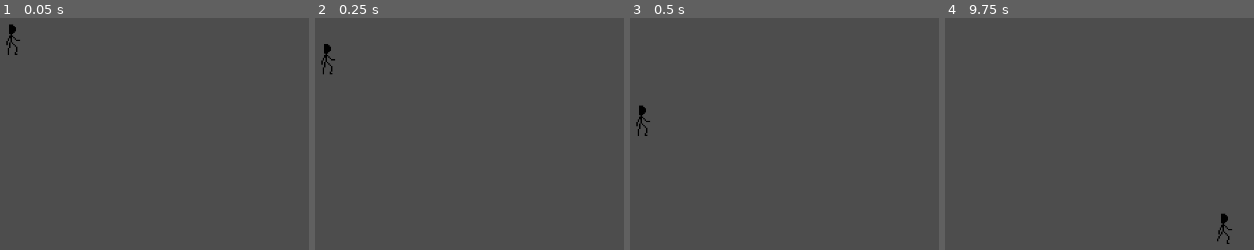
Above: before the commit, frames 1-4 (left to right).
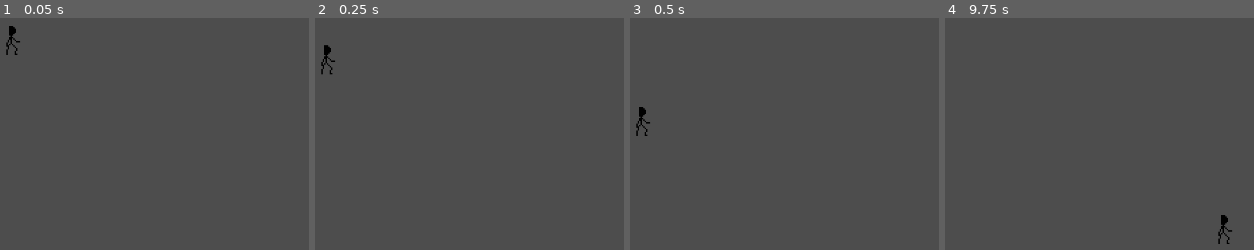
Above: after the commit, the same moments.

Repository: erikdervik/eisen-und-ehre
Game: Godot game, scene res://game.tscn
The game is run twice, just before and just after one commit, with the same random seed, the same clock (stepped at 60 frames per second) and the same inputs.
Inputs:
- Up to frame 1 (0.05 s): no input
- Up to frame 2 (0.25 s): no input
- Up to frame 3 (0.5 s): no input
- Up to frame 4 (9.75 s): hold D (p1_right) 0.53-2.03 s; tap E (p1_attack) every 2.25 s from 0.6 to 9.6 s; tap W (p1_jump) at 0.77, 1.52, 3.02, 3.77, 4.52, 6.02, 6.77, 7.52, 9.02 s; tap Space (p1_lunge) every 2.25 s from 1.35 to 8.1 s; hold A (p1_left) 2.03-2.78 s; tap Q (p1_parry) every 2.25 s from 2.1 to 8.85 s; hold D (p1_right) 2.78-4.28 s; hold A (p1_left) 4.28-5.03 s; hold D (p1_right) 5.03-5.78 s; hold A (p1_left) 5.78-7.28 s; hold D (p1_right) 7.28-9.53 s; hold A (p1_left) from 9.53 s (still down)

The runs differ from the first frame. In frame 1, 0.1% of the frame differs, in the area x 1-7%, y 2-16%; in frame 2, 0.1%; in frame 3, 0.2%, in the area x 1-7%, y 37-51%; in frame 4, 0.1%.

Commit message:
updated animations
animation geupdated

Diff:
--- a/player.tscn
+++ b/player.tscn
@@ -22,65 +22,93 @@
 atlas = ExtResource("2_onrkg")
 region = Rect2(44, 110, 22, 22)
 
+[sub_resource type="AtlasTexture" id="AtlasTexture_7hik5"]
+atlas = ExtResource("2_onrkg")
+region = Rect2(0, 132, 22, 22)
+
+[sub_resource type="AtlasTexture" id="AtlasTexture_qtqh7"]
+atlas = ExtResource("2_onrkg")
+region = Rect2(22, 132, 22, 22)
+
+[sub_resource type="AtlasTexture" id="AtlasTexture_2wuci"]
+atlas = ExtResource("2_onrkg")
+region = Rect2(44, 132, 22, 22)
+
+[sub_resource type="AtlasTexture" id="AtlasTexture_iruf7"]
+atlas = ExtResource("2_onrkg")
+region = Rect2(66, 132, 22, 22)
+
+[sub_resource type="AtlasTexture" id="AtlasTexture_j5n4i"]
+atlas = ExtResource("2_onrkg")
+region = Rect2(88, 132, 22, 22)
+
+[sub_resource type="AtlasTexture" id="AtlasTexture_634y6"]
+atlas = ExtResource("2_onrkg")
+region = Rect2(110, 132, 22, 22)
+
+[sub_resource type="AtlasTexture" id="AtlasTexture_efrwb"]
+atlas = ExtResource("2_onrkg")
+region = Rect2(132, 132, 22, 22)
+
 [sub_resource type="AtlasTexture" id="AtlasTexture_onrkg"]
 atlas = ExtResource("2_onrkg")
+region = Rect2(0, 88, 22, 22)
+
+[sub_resource type="AtlasTexture" id="AtlasTexture_2hs0m"]
+atlas = ExtResource("2_onrkg")
+region = Rect2(22, 88, 22, 22)
+
+[sub_resource type="AtlasTexture" id="AtlasTexture_1jxqw"]
+atlas = ExtResource("2_onrkg")
+region = Rect2(0, 22, 22, 22)
+
+[sub_resource type="AtlasTexture" id="AtlasTexture_dw050"]
+atlas = ExtResource("2_onrkg")
+region = Rect2(22, 22, 22, 22)
+
+[sub_resource type="AtlasTexture" id="AtlasTexture_b26j0"]
+atlas = ExtResource("2_onrkg")
+region = Rect2(44, 22, 22, 22)
+
+[sub_resource type="AtlasTexture" id="AtlasTexture_n7ghd"]
+atlas = ExtResource("2_onrkg")
+region = Rect2(66, 22, 22, 22)
+
+[sub_resource type="AtlasTexture" id="AtlasTexture_nvl01"]
+atlas = ExtResource("2_onrkg")
+region = Rect2(88, 22, 22, 22)
+
+[sub_resource type="AtlasTexture" id="AtlasTexture_q13i1"]
+atlas = ExtResource("2_onrkg")
+region = Rect2(110, 22, 22, 22)
+
+[sub_resource type="AtlasTexture" id="AtlasTexture_pylmc"]
+atlas = ExtResource("2_onrkg")
+region = Rect2(132, 22, 22, 22)
+
+[sub_resource type="AtlasTexture" id="AtlasTexture_pbfsw"]
+atlas = ExtResource("2_onrkg")
+region = Rect2(0, 44, 22, 22)
+
+[sub_resource type="AtlasTexture" id="AtlasTexture_5tmop"]
+atlas = ExtResource("2_onrkg")
+region = Rect2(22, 44, 22, 22)
+
+[sub_resource type="AtlasTexture" id="AtlasTexture_7ahtn"]
+atlas = ExtResource("2_onrkg")
 region = Rect2(0, 66, 22, 22)
 
-[sub_resource type="AtlasTexture" id="AtlasTexture_q13i1"]
+[sub_resource type="AtlasTexture" id="AtlasTexture_7lmhl"]
 atlas = ExtResource("2_onrkg")
 region = Rect2(22, 66, 22, 22)
 
-[sub_resource type="AtlasTexture" id="AtlasTexture_pylmc"]
-atlas = ExtResource("2_onrkg")
-region = Rect2(0, 88, 22, 22)
-
-[sub_resource type="AtlasTexture" id="AtlasTexture_pbfsw"]
-atlas = ExtResource("2_onrkg")
-region = Rect2(22, 88, 22, 22)
-
-[sub_resource type="AtlasTexture" id="AtlasTexture_5tmop"]
-atlas = ExtResource("2_onrkg")
-region = Rect2(44, 88, 22, 22)
-
-[sub_resource type="AtlasTexture" id="AtlasTexture_7ahtn"]
-atlas = ExtResource("2_onrkg")
-region = Rect2(66, 88, 22, 22)
-
-[sub_resource type="AtlasTexture" id="AtlasTexture_7lmhl"]
-atlas = ExtResource("2_onrkg")
-region = Rect2(88, 88, 22, 22)
-
 [sub_resource type="AtlasTexture" id="AtlasTexture_dx0e4"]
 atlas = ExtResource("2_onrkg")
-region = Rect2(110, 88, 22, 22)
+region = Rect2(44, 66, 22, 22)
 
 [sub_resource type="AtlasTexture" id="AtlasTexture_jm5j8"]
 atlas = ExtResource("2_onrkg")
-region = Rect2(132, 88, 22, 22)
-
-[sub_resource type="AtlasTexture" id="AtlasTexture_2hs0m"]
-atlas = ExtResource("2_onrkg")
-region = Rect2(0, 22, 22, 22)
-
-[sub_resource type="AtlasTexture" id="AtlasTexture_1jxqw"]
-atlas = ExtResource("2_onrkg")
-region = Rect2(22, 22, 22, 22)
-
-[sub_resource type="AtlasTexture" id="AtlasTexture_dw050"]
-atlas = ExtResource("2_onrkg")
-region = Rect2(0, 44, 22, 22)
-
-[sub_resource type="AtlasTexture" id="AtlasTexture_b26j0"]
-atlas = ExtResource("2_onrkg")
-region = Rect2(22, 44, 22, 22)
-
-[sub_resource type="AtlasTexture" id="AtlasTexture_n7ghd"]
-atlas = ExtResource("2_onrkg")
-region = Rect2(44, 44, 22, 22)
-
-[sub_resource type="AtlasTexture" id="AtlasTexture_nvl01"]
-atlas = ExtResource("2_onrkg")
-region = Rect2(66, 44, 22, 22)
+region = Rect2(66, 66, 22, 22)
 
 [sub_resource type="AtlasTexture" id="AtlasTexture_ivps1"]
 atlas = ExtResource("2_onrkg")
@@ -124,10 +152,36 @@
 }, {
 "frames": [{
 "duration": 1.0,
+"texture": SubResource("AtlasTexture_7hik5")
+}, {
+"duration": 1.0,
+"texture": SubResource("AtlasTexture_qtqh7")
+}, {
+"duration": 1.0,
+"texture": SubResource("AtlasTexture_2wuci")
+}, {
+"duration": 1.0,
+"texture": SubResource("AtlasTexture_iruf7")
+}, {
+"duration": 1.0,
+"texture": SubResource("AtlasTexture_j5n4i")
+}, {
+"duration": 1.0,
+"texture": SubResource("AtlasTexture_634y6")
+}, {
+"duration": 1.0,
+"texture": SubResource("AtlasTexture_efrwb")
+}],
+"loop": true,
+"name": &"hit n back",
+"speed": 5.0
+}, {
+"frames": [{
+"duration": 1.0,
 "texture": SubResource("AtlasTexture_onrkg")
 }, {
 "duration": 1.0,
-"texture": SubResource("AtlasTexture_q13i1")
+"texture": SubResource("AtlasTexture_2hs0m")
 }],
 "loop": true,
 "name": &"hit n stand",
@@ -135,25 +189,25 @@
 }, {
 "frames": [{
 "duration": 1.0,
+"texture": SubResource("AtlasTexture_1jxqw")
+}, {
+"duration": 1.0,
+"texture": SubResource("AtlasTexture_dw050")
+}, {
+"duration": 1.0,
+"texture": SubResource("AtlasTexture_b26j0")
+}, {
+"duration": 1.0,
+"texture": SubResource("AtlasTexture_n7ghd")
+}, {
+"duration": 1.0,
+"texture": SubResource("AtlasTexture_nvl01")
+}, {
+"duration": 1.0,
+"texture": SubResource("AtlasTexture_q13i1")
+}, {
+"duration": 1.0,
 "texture": SubResource("AtlasTexture_pylmc")
-}, {
-"duration": 1.0,
-"texture": SubResource("AtlasTexture_pbfsw")
-}, {
-"duration": 1.0,
-"texture": SubResource("AtlasTexture_5tmop")
-}, {
-"duration": 1.0,
-"texture": SubResource("AtlasTexture_7ahtn")
-}, {
-"duration": 1.0,
-"texture": SubResource("AtlasTexture_7lmhl")
-}, {
-"duration": 1.0,
-"texture": SubResource("AtlasTexture_dx0e4")
-}, {
-"duration": 1.0,
-"texture": SubResource("AtlasTexture_jm5j8")
 }],
 "loop": true,
 "name": &"hit n walk",
@@ -161,10 +215,10 @@
 }, {
 "frames": [{
 "duration": 1.0,
-"texture": SubResource("AtlasTexture_2hs0m")
-}, {
-"duration": 1.0,
-"texture": SubResource("AtlasTexture_1jxqw")
+"texture": SubResource("AtlasTexture_pbfsw")
+}, {
+"duration": 1.0,
+"texture": SubResource("AtlasTexture_5tmop")
 }],
 "loop": true,
 "name": &"idle",
@@ -172,16 +226,16 @@
 }, {
 "frames": [{
 "duration": 1.0,
-"texture": SubResource("AtlasTexture_dw050")
-}, {
-"duration": 1.0,
-"texture": SubResource("AtlasTexture_b26j0")
-}, {
-"duration": 1.0,
-"texture": SubResource("AtlasTexture_n7ghd")
-}, {
-"duration": 1.0,
-"texture": SubResource("AtlasTexture_nvl01")
+"texture": SubResource("AtlasTexture_7ahtn")
+}, {
+"duration": 1.0,
+"texture": SubResource("AtlasTexture_7lmhl")
+}, {
+"duration": 1.0,
+"texture": SubResource("AtlasTexture_dx0e4")
+}, {
+"duration": 1.0,
+"texture": SubResource("AtlasTexture_jm5j8")
 }],
 "loop": true,
 "name": &"lunge",
@@ -233,5 +287,4 @@
 position = Vector2(2, -10)
 scale = Vector2(2, 2)
 sprite_frames = SubResource("SpriteFrames_q13i1")
-animation = &"hit n walk"
-frame_progress = 0.9679188
+animation = &"hit n back"
Binary file changed: assets/sprites/player1/fencing_sheet.png
Not shown: 1 places in player.tscn that only renumber resources
